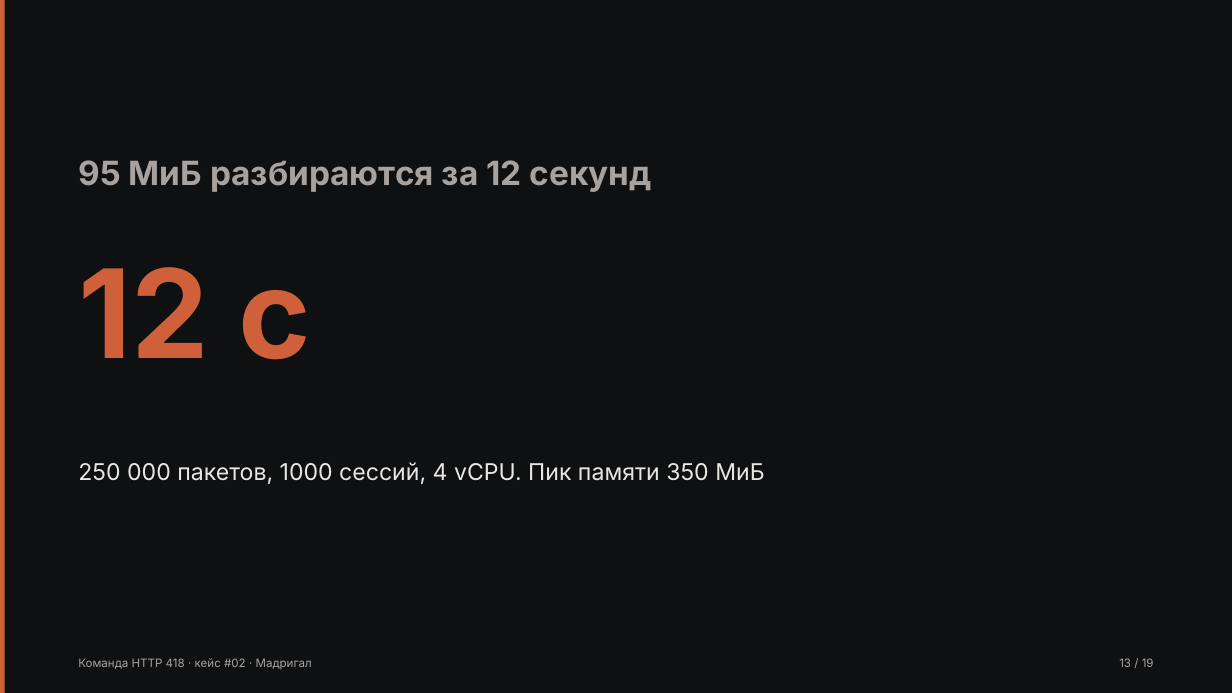
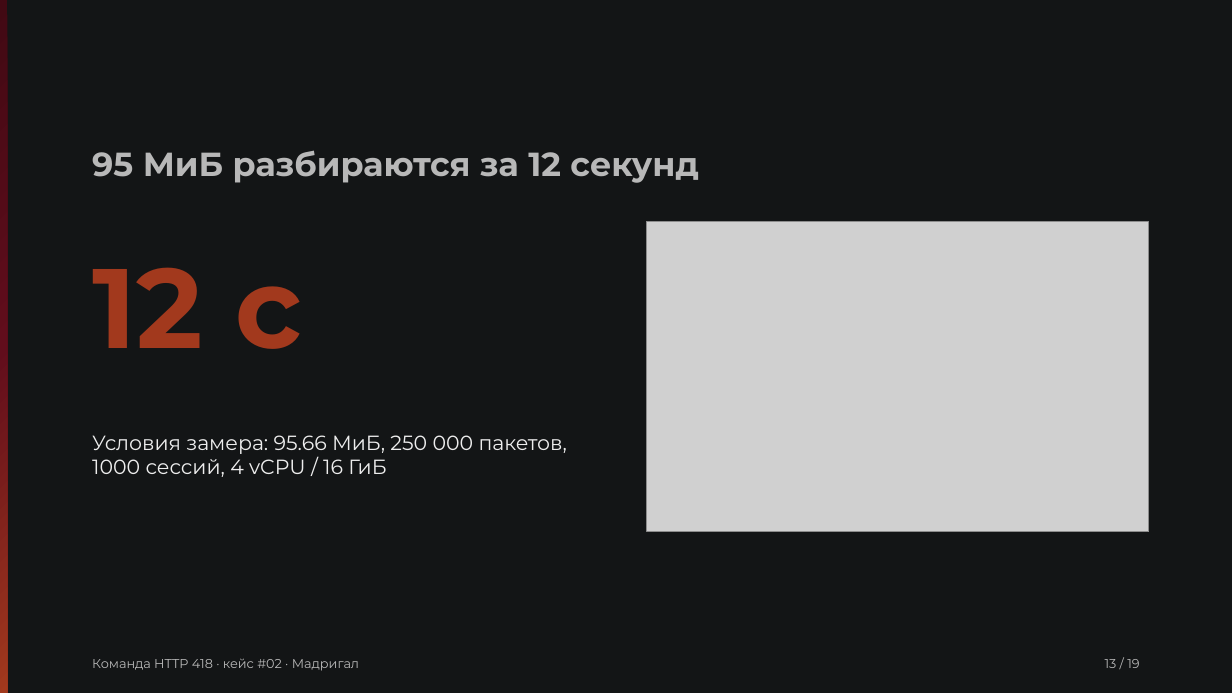
Before and after one commit to Pavel1778/madrigal-protocol-lab, a slide deck: slide 13 of presentation/slides.pptx. Drawn at 1232x693 pixels with LibreOffice and Linux fonts; fonts in the diff are those of the drawing; grey boxes stand for pictures. Boxes give left, top, right and bottom in pixels: in the first picture for what was removed or moved away, otherwise in the second. Text is boxed around its words. In the diff, an @@ line names an element or a change of style, - is before the commit and + after.

```diff
--- a/presentation/slides.pptx
+++ b/presentation/slides.pptx
@@ rectangle at [0,0,1232,693]: fill #0E1011 to #131516; shadow off @@
@@ rectangle at [0,0,7,693]: fill #D0603A to gradient #410913 to #610D1C to #A2391D; shadow off @@
@@ text "95 МиБ разбираются за 12 ...": place and size @@
-text "95 МиБ разбираются за 12 ..." at [78,160,652,192]
+text "95 МиБ разбираются за 12 ..." at [92,150,698,183]
@@ text "95 МиБ разбираются за 12 ..." at [92,150,698,183]: font Inter to Montserrat, text colour #A8A29E to #B8B8B8 @@
@@ text "12 с": place and size @@
-text "12 с" at [78,267,310,360]
+text "12 с" at [92,267,302,349]
@@ text "12 с" at [92,267,302,349]: size 96 to 88 pt, font Inter to Montserrat, text colour #D0603A to #A2391D @@
@@ picture added at [647,222,1149,532] @@
@@ text at [92,435,567,477]: text changed; size 18 to 16 pt; font Inter to Montserrat; text colour #E8E6E3 to #EDEDED @@
-250 000 пакетов, 1000 сессий, 4 vCPU. Пик памяти 350 МиБ
+Условия замера: 95.66 МиБ, 250 000 пакетов, 1000 сессий, 4 vCPU / 16 ГиБ
@@ text "Команда HTTP 418 · кейс ...": place and size @@
-text "Команда HTTP 418 · кейс ..." at [78,658,312,669]
+text "Команда HTTP 418 · кейс ..." at [92,658,359,671]
@@ text "Команда HTTP 418 · кейс ..." at [92,658,359,671]: size 9 to 10 pt, font Inter to Montserrat, text colour #A8A29E to #B8B8B8 @@
@@ text "13 / 19" at [1105,659,1139,668]: size 9 to 10 pt, font Inter to Montserrat, text colour #A8A29E to #B8B8B8 @@
@@ text "13 / 19": place and size @@
-text "13 / 19" at [1119,658,1154,667]
+text "13 / 19" at [1105,659,1139,668]
```
Also in this commit, not shown: 18 other slides changed, 41 other files.
